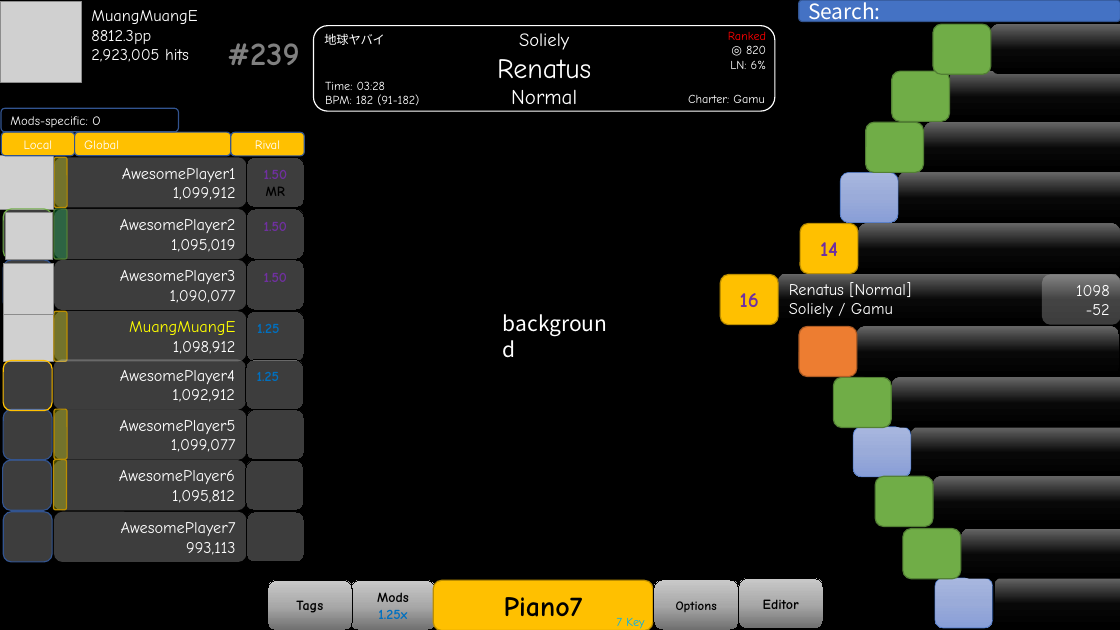
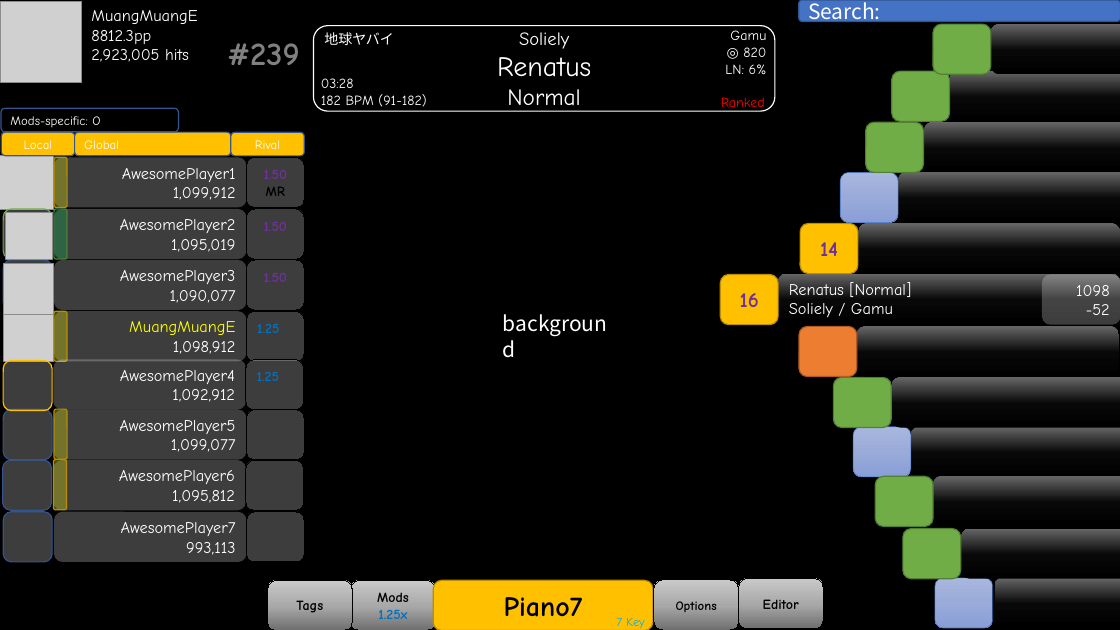
Before and after one commit to hndada/gosu, a slide deck: slide 2 of gosu-ui.pptx (slide 4 before the commit). Drawn at 1120x630 pixels with LibreOffice and Linux fonts; fonts in the diff are those of the drawing; grey boxes stand for pictures. Boxes give left, top, right and bottom in pixels: in the first picture for what was removed or moved away, otherwise in the second. Text is boxed around its words. In the diff, an @@ line names an element or a change of style, - is before the commit and + after.

```diff
--- a/gosu-ui.pptx
+++ b/gosu-ui.pptx
@@ rounded rectangle "地球ヤバイ" at (x1=315, y1=30, x2=444, y2=49): size 10.5 to 12 pt @@
@@ text at (x1=725, y1=47, x2=767, y2=74): size 10.5 to 12 pt in "◎ 820", "LN: 6%" @@
@@ text at (x1=730, y1=30, x2=766, y2=40): text changed; size 10.5 to 12 pt; text colour #FF0000 to #FFFFFF @@
-Ranked
+Gamu
@@ text at (x1=321, y1=78, x2=426, y2=111): text changed; size 10.5 to 12 pt @@
-Time: 03:28
-BPM: 182 (91-182)
+03:28
+182 BPM (91-182)
@@ text in rounded rectangle at (x1=507, y1=89, x2=580, y2=112): size 18 to 20 pt in "Normal" @@
@@ text at (x1=721, y1=97, x2=765, y2=112): text changed; size 10.5 to 12 pt; text colour #FFFFFF to #FF0000 @@
-Charter: Gamu
+Ranked
```
Also in this commit, not shown: 1 slide removed.
